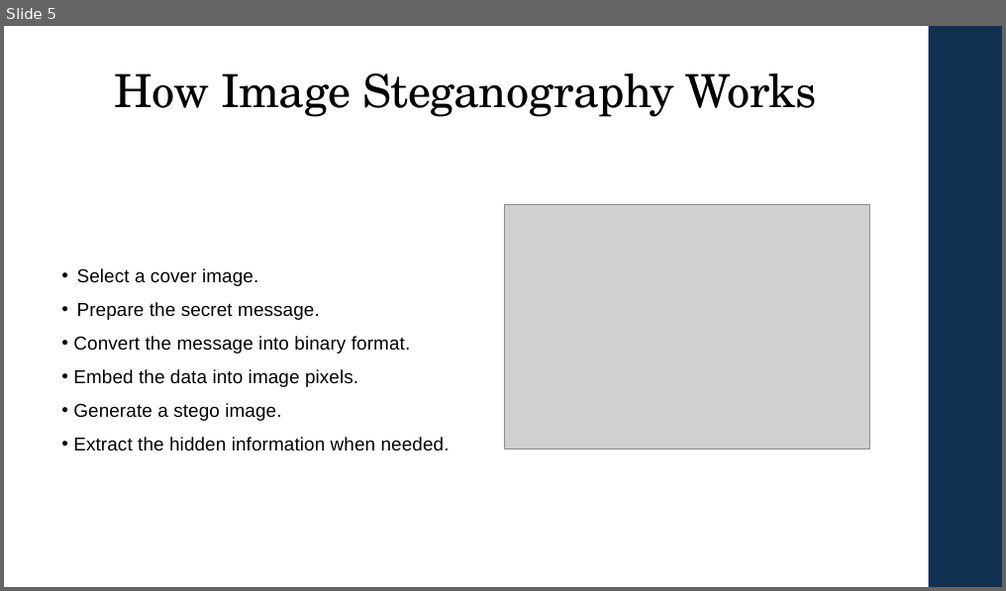
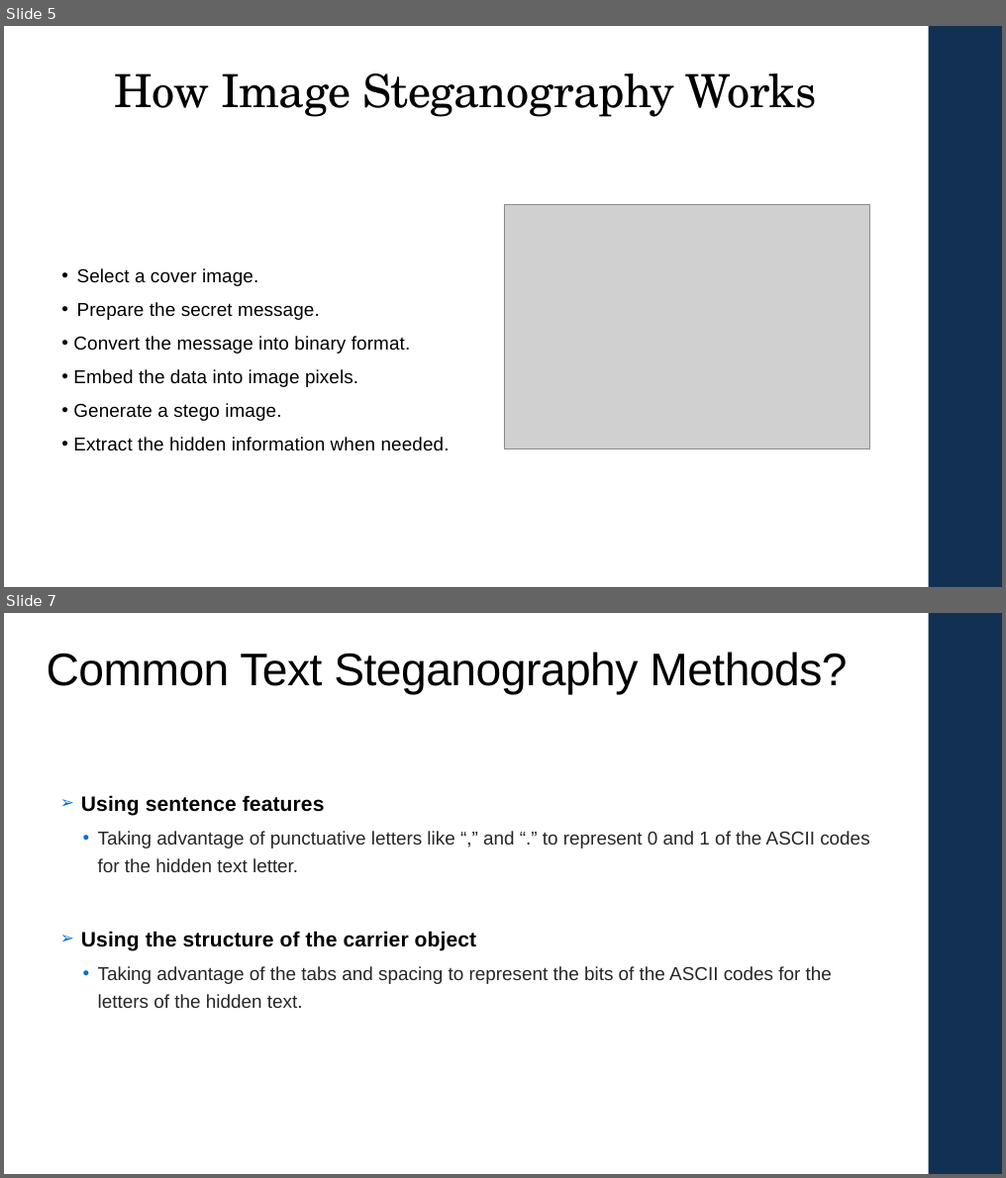
Before and after one commit to shima3021/CEP146-Project1, a slide deck: steganographySlides.pptx. Shown one above the other, each under a label of ours: slide 5 before the commit, slides 5 and 7 after it; the slides between them are not shown. The pictures are 1006x591 and 1006x1178 pixels, drawn with LibreOffice and Linux fonts; fonts in the diff are those of the drawing; grey boxes stand for pictures. Boxes give left, top, right and bottom in pixels: in the first picture for what was removed or moved away, otherwise in the second. Text is boxed around its words. In the diff, an @@ line names an element or a change of style, - is before the commit and + after.

Commit message:
Adding my slides for text steganography

```diff
--- a/steganographySlides.pptx
+++ b/steganographySlides.pptx
@@ slide 7 added at (x1=4, y1=613, x2=1002, y2=1174), background #FFFFFF; not listed: 1 template element that a slide beside it also shows @@
@@ title added at (x1=47, y1=652, x2=846, y2=695), 44 pt, text #000000 @@
+Common Text Steganography Methods?
@@ text added at (x1=81, y1=795, x2=869, y2=1008), 18 pt, text #262626 @@
+➢ Using sentence features
+  • Taking advantage of punctuative letters like “,” and “.” to represent 0 and 1 of the ASCII codes for the hidden text letter.
+➢ Using the structure of the carrier object
+  • Taking advantage of the tabs and spacing to represent the bits of the ASCII codes for the letters of the hidden text.
```
Also in this commit, not shown: 1 slide changed, 3 other slides added.
